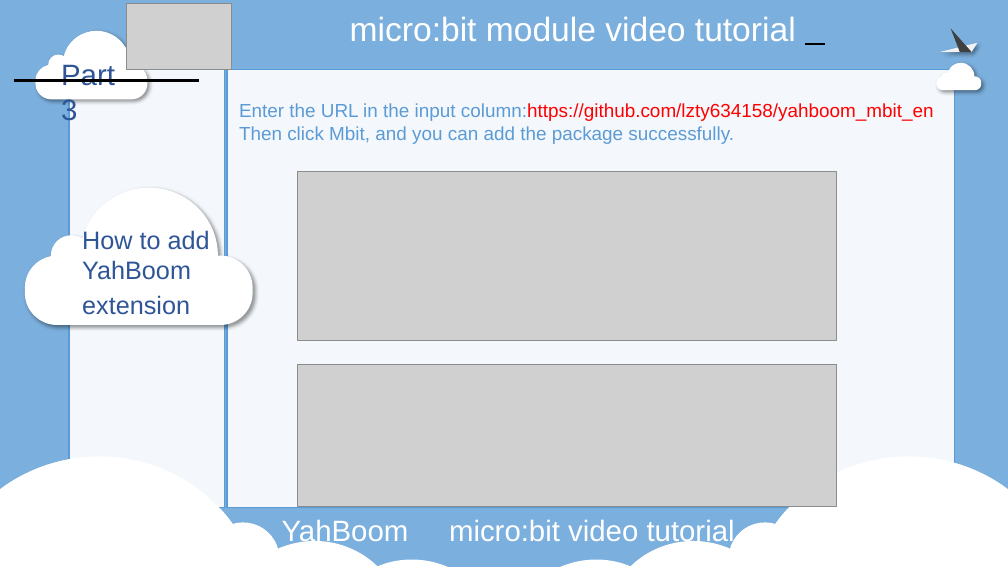
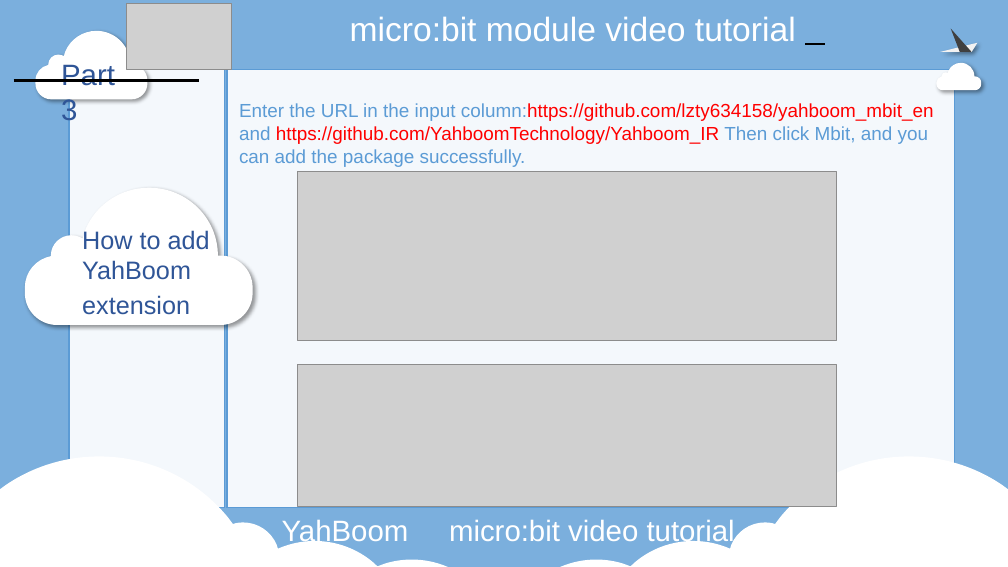
Before and after one commit to YahboomTechnology/Microbit-Smart-Car, a slide deck: slide 9 of 0.Preparation before class/Computer programming.pptx. Drawn at 1008x567 pixels with LibreOffice and Linux fonts; fonts in the diff are those of the drawing; grey boxes stand for pictures; background and template pictures are left out. Boxes give left, top, right and bottom in pixels: in the first picture for what was removed or moved away, otherwise in the second. Text is boxed around its words. In the diff, an @@ line names an element or a change of style, - is before the commit and + after.

Commit message:
Update IR extension link

```diff
--- a/0.Preparation before class/Computer programming.pptx
+++ b/0.Preparation before class/Computer programming.pptx
@@ text at [239, 126, 928, 167]: text changed @@
-Then click Mbit, and you can add the package successfully.
+and https://github.com/YahboomTechnology/Yahboom_IR Then click Mbit, and you can add the package successfully.
```
